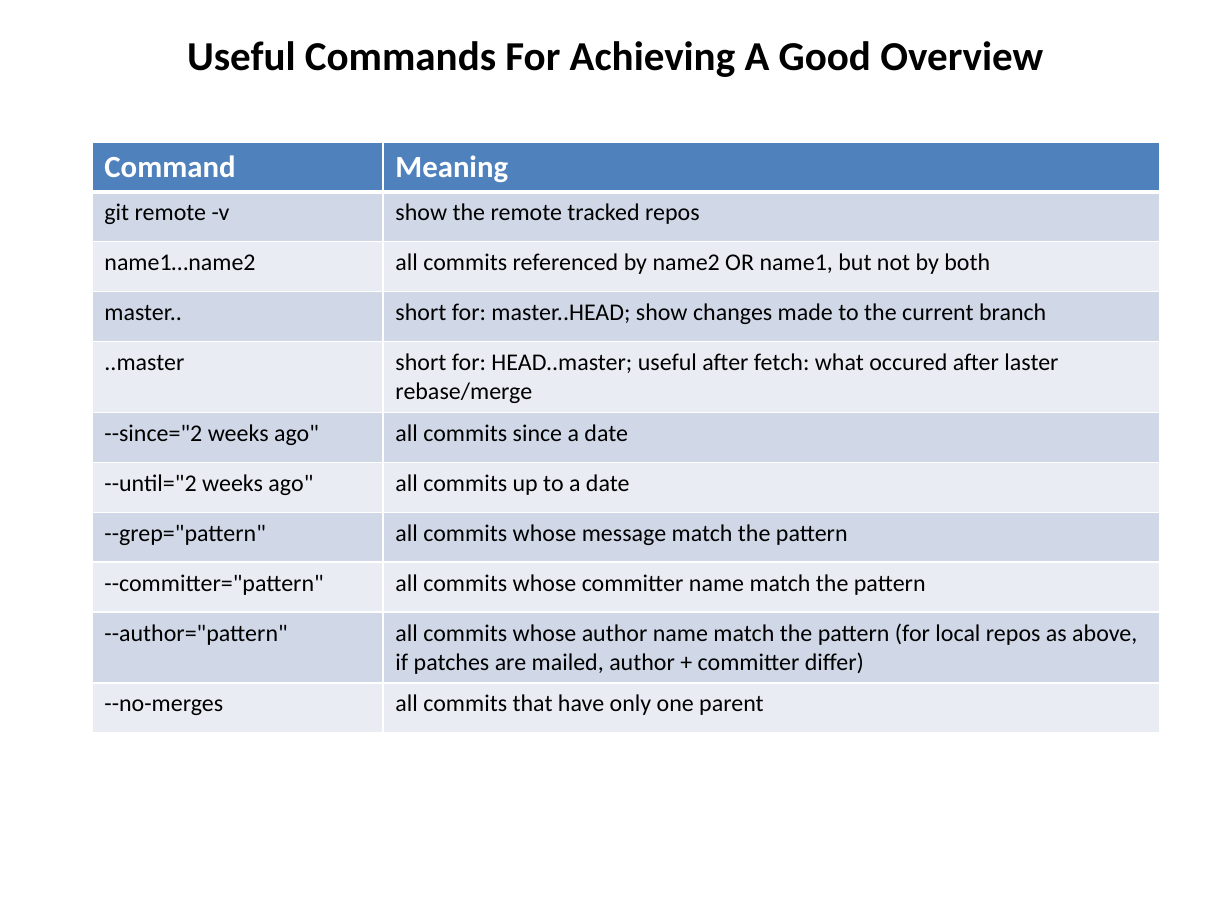
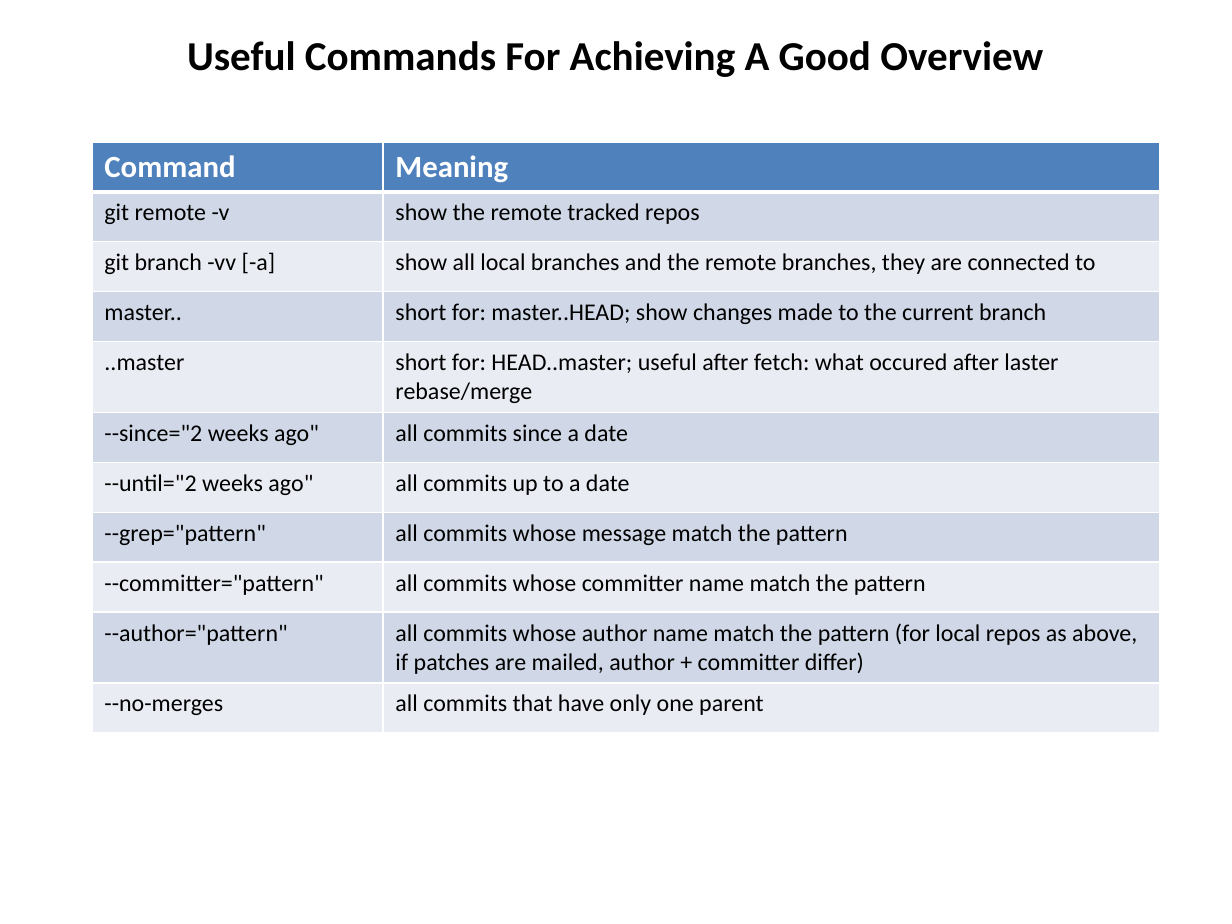
Before and after one commit to hanbei/git_tutorial, a slide deck: slide 21 of architektur.pptx. Drawn at 1232x924 pixels with LibreOffice and Linux fonts; fonts in the diff are those of the drawing. Boxes give left, top, right and bottom in pixels: in the first picture for what was removed or moved away, otherwise in the second. Text is boxed around its words. In the diff, an @@ line names an element or a change of style, - is before the commit and + after.

Commit message:
kleine Korrekturen

```diff
--- a/architektur.pptx
+++ b/architektur.pptx
@@ table at (x1=92, y1=142, x2=1159, y2=731) @@
-row 3, column 1: name1…name2
+row 3, column 1: git branch -vv [-a]
-row 3, column 2: all commits referenced by name2 OR name1, but not by both
+row 3, column 2: show all local branches and the remote branches, they are connected to
```
